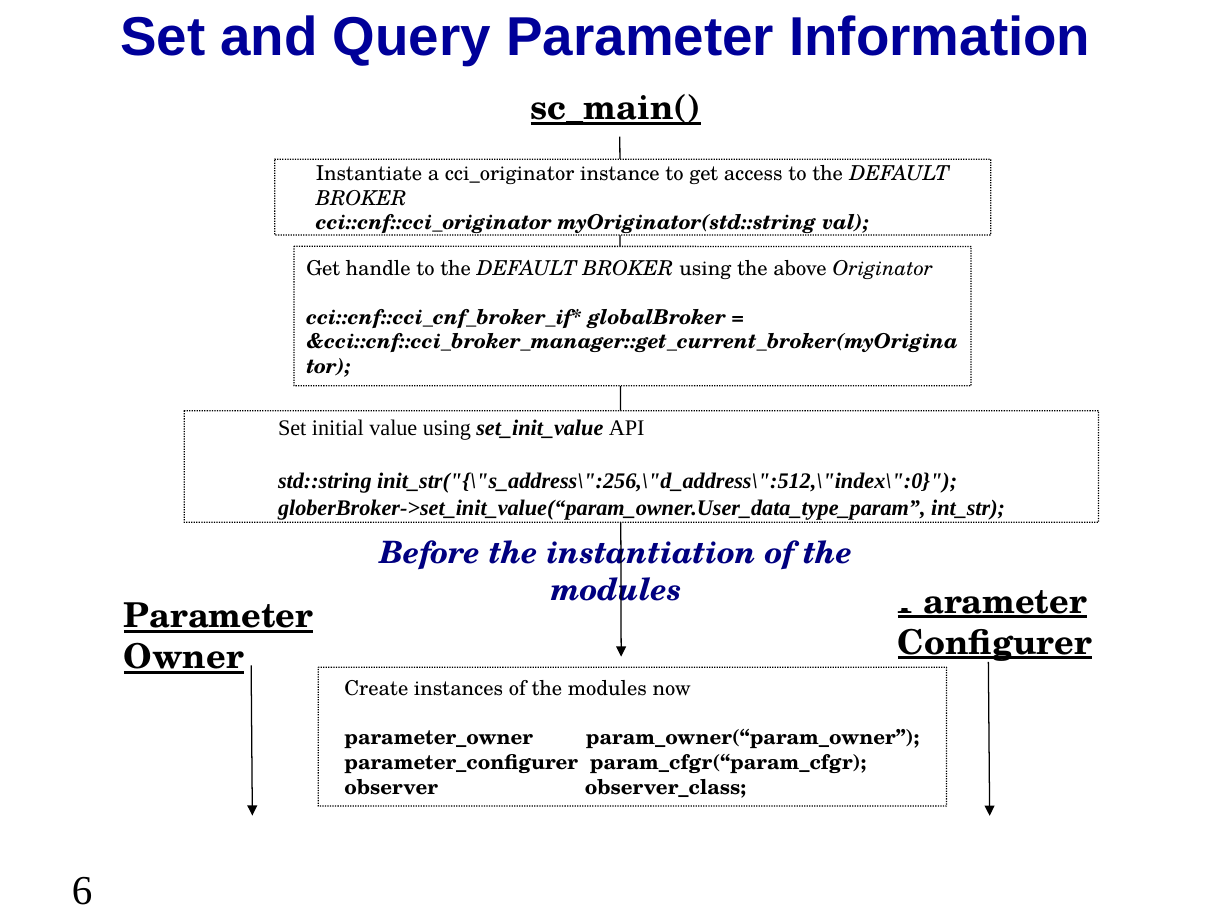
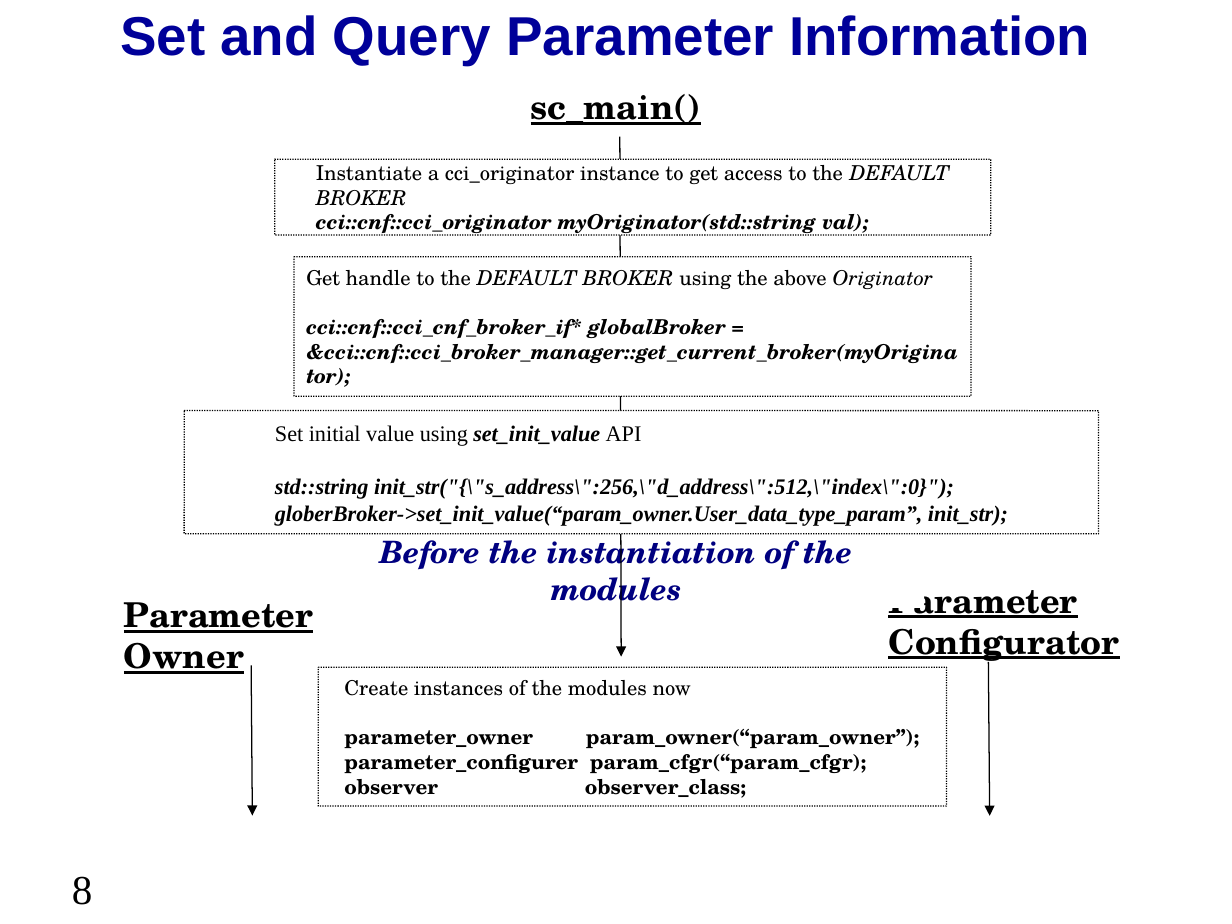
Before and after one commit to accellera-official/cci, a slide deck: slide 8 of examples/ex16_User_Defined_Data_Type/docs/ex16_User_Defined_Data_Type.ppt (slide 6 before the commit). Drawn at 1232x924 pixels with LibreOffice and Linux fonts; fonts in the diff are those of the drawing; background and template pictures are left out. Boxes give left, top, right and bottom in pixels: in the first picture for what was removed or moved away, otherwise in the second. Text is boxed around its words. In the diff, an @@ line names an element or a change of style, - is before the commit and + after.

```diff
--- a/examples/ex16_User_Defined_Data_Type/docs/ex16_User_Defined_Data_Type.ppt
+++ b/examples/ex16_User_Defined_Data_Type/docs/ex16_User_Defined_Data_Type.ppt
@@ rounded rectangle "Get handle to the DEFAULT ...": place and size @@
-rounded rectangle "Get handle to the DEFAULT ..." at (294,246,971,386)
+rounded rectangle "Get handle to the DEFAULT ..." at (294,256,971,395)
@@ rounded rectangle "Set initial value using set_init_value ...": place and size @@
-rounded rectangle "Set initial value using set_init_value ..." at (184,410,1098,522)
+rounded rectangle "Set initial value using set_init_value ..." at (184,410,1098,533)
@@ text in rounded rectangle at (275,505,1008,526): text changed @@
-globerBroker->set_init_value(“param_owner.User_data_type_param”, int_str);
+globerBroker->set_init_value(“param_owner.User_data_type_param”, init_str);
@@ text at (888,590,1119,666): text changed @@
-Parameter Configurer
+Parameter Configurator
@@ page number at (72,876,93,905): text changed @@
-6
+8
```
Also in this commit, not shown: 9 other slides changed, 4 slides added, 1 slide removed, 35 other files.
